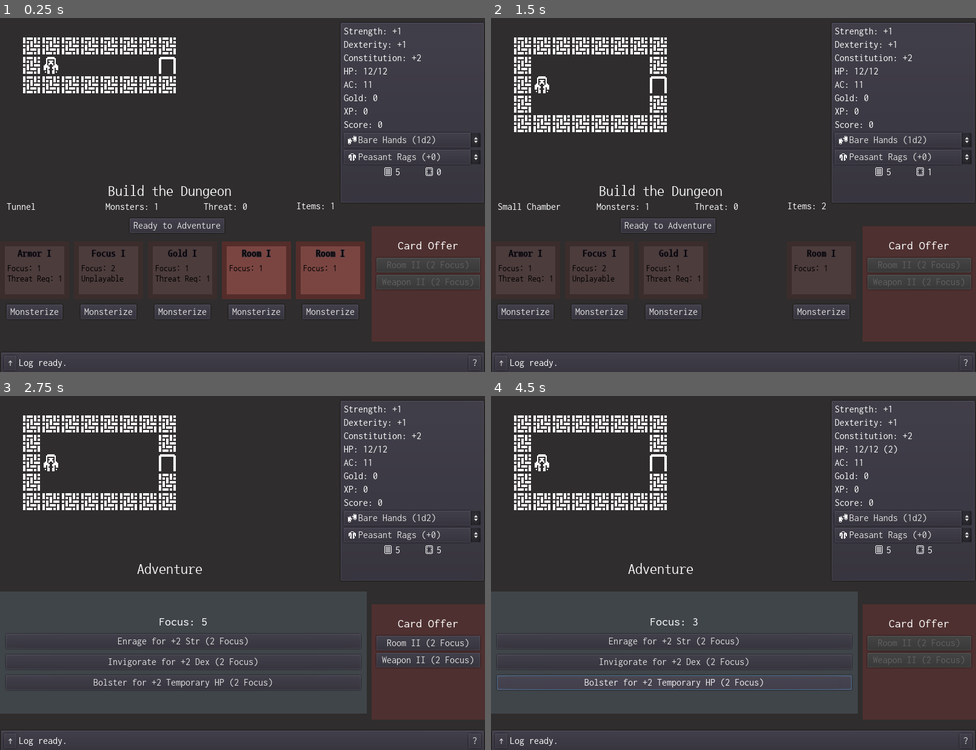
Above: before the commit, frames 1-4 (two rows, left to right).
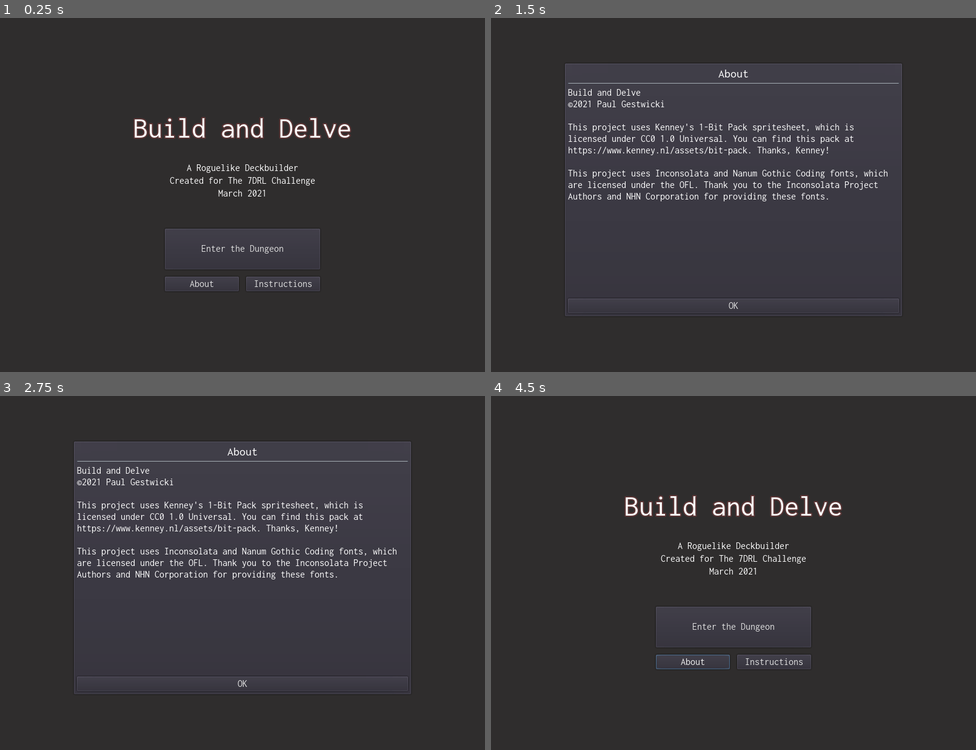
Above: after the commit, the same moments.

Repository: doctor-g/7DRL-2021
Game: Godot game, scene res://src/MainMenu.tscn
The game is run twice, just before and just after one commit, with the same random seed, the same clock (stepped at 60 frames per second) and the same inputs. Before the commit the project starts from res://src/Game.tscn.
Inputs (mouse positions are in pixels of both pictures, inside the frame that each line leads up to):
- Up to frame 1 (0.25 s): no input
- Up to frame 2 (1.5 s): click (694, 283) at 0.5 s, where only the run after the commit has a clickable "About"; click (772, 283) at 1.25 s, where only the run after the commit has a clickable "Instructions"
- Up to frame 3 (2.75 s): click (174, 604) at 2 s, where only the run before the commit has a clickable "Ready to Adventure"
- Up to frame 4 (4.5 s): click (733, 626) at 2.75 s, where only the run after the commit has a clickable "Enter the Dungeon"; click (733, 626) at 3.5 s, where only the run after the commit has a clickable "Enter the Dungeon"; click (733, 682) at 4.25 s, where only the run after the commit has a clickable "OK"

The runs differ from the first frame. In frame 1, 30% of the frame differs, in the area x 0-100%, y 1-100%; in frame 2, 33%; in frame 3, 38%; in frame 4, 37%.

Commit message:
Add main menu
It is now the default starting point for the game.

Diff:
--- a/project/project.godot
+++ b/project/project.godot
@@ -74,8 +74,8 @@
 
 [application]
 
-config/name="RoguelikeDeckbuilder"
-run/main_scene="res://src/Game.tscn"
+config/name="Build and Delve"
+run/main_scene="res://src/MainMenu.tscn"
 config/icon="res://icon.png"
 
 [autoload]
--- /dev/null
+++ b/project/src/MainMenu.gd
@@ -0,0 +1,15 @@
+extends Control
+
+const _Game := preload("res://src/Game.tscn")
+
+
+func _on_PlayButton_pressed():
+	get_tree().change_scene_to(_Game)
+
+
+func _on_InstructionsButton_pressed():
+	$InstructionsPopup.show_modal(true)
+
+
+func _on_AboutButton_pressed():
+	$AboutPopup.show_modal(true)
--- /dev/null
+++ b/project/src/MainMenu.tscn
@@ -0,0 +1,124 @@
+[gd_scene load_steps=7 format=2]
+
+[ext_resource path="res://assets/fonts/Inconsolata/Inconsolata-VariableFont_wdth,wght.ttf" type="DynamicFontData" id=1]
+[ext_resource path="res://assets/game.theme" type="Theme" id=2]
+[ext_resource path="res://src/MainMenu.gd" type="Script" id=3]
+[ext_resource path="res://src/UI/InstructionsPopup.tscn" type="PackedScene" id=4]
+[ext_resource path="res://src/UI/AboutPopup.tscn" type="PackedScene" id=5]
+
+[sub_resource type="DynamicFont" id=1]
+size = 48
+outline_size = 2
+outline_color = Color( 0.352941, 0.207843, 0.207843, 1 )
+font_data = ExtResource( 1 )
+
+[node name="MainMenu" type="Control"]
+anchor_right = 1.0
+anchor_bottom = 1.0
+theme = ExtResource( 2 )
+script = ExtResource( 3 )
+__meta__ = {
+"_edit_use_anchors_": false
+}
+
+[node name="Background" type="ColorRect" parent="."]
+anchor_right = 1.0
+anchor_bottom = 1.0
+color = Color( 0.184314, 0.176471, 0.176471, 1 )
+__meta__ = {
+"_edit_lock_": true,
+"_edit_use_anchors_": false
+}
+
+[node name="Logo" type="Label" parent="."]
+anchor_left = 0.5
+anchor_right = 0.5
+margin_left = -180.0
+margin_top = 172.194
+margin_right = 180.0
+margin_bottom = 224.194
+custom_fonts/font = SubResource( 1 )
+text = "Build and Delve"
+align = 1
+__meta__ = {
+"_edit_use_anchors_": false
+}
+
+[node name="Summary" type="Label" parent="."]
+anchor_left = 0.5
+anchor_top = 0.5
+anchor_right = 0.5
+anchor_bottom = 0.5
+margin_left = -120.0
+margin_top = -44.8619
+margin_right = 120.0
+margin_bottom = 15.1381
+text = "A Roguelike Deckbuilder
+Created for The 7DRL Challenge
+March 2021"
+align = 1
+__meta__ = {
+"_edit_use_anchors_": false
+}
+
+[node name="VBoxContainer" type="VBoxContainer" parent="."]
+anchor_left = 0.5
+anchor_top = 1.0
+anchor_right = 0.5
+anchor_bottom = 1.0
+margin_left = -128.0
+margin_top = -236.484
+margin_right = 128.0
+margin_bottom = -133.484
+custom_constants/separation = 12
+__meta__ = {
+"_edit_use_anchors_": false
+}
+
+[node name="PlayButton" type="Button" parent="VBoxContainer"]
+margin_right = 256.0
+margin_bottom = 67.0
+size_flags_horizontal = 3
+size_flags_vertical = 3
+text = "Enter the Dungeon"
+__meta__ = {
+"_edit_use_anchors_": false
+}
+
+[node name="HBoxContainer" type="HBoxContainer" parent="VBoxContainer"]
+margin_top = 79.0
+margin_right = 256.0
+margin_bottom = 103.0
+custom_constants/separation = 12
+
+[node name="AboutButton" type="Button" parent="VBoxContainer/HBoxContainer"]
+margin_right = 122.0
+margin_bottom = 24.0
+size_flags_horizontal = 3
+size_flags_vertical = 3
+text = "About"
+
+[node name="InstructionsButton" type="Button" parent="VBoxContainer/HBoxContainer"]
+margin_left = 134.0
+margin_right = 256.0
+margin_bottom = 24.0
+size_flags_horizontal = 3
+size_flags_vertical = 3
+text = "Instructions"
+
+[node name="InstructionsPopup" parent="." instance=ExtResource( 4 )]
+visible = false
+anchor_left = 0.15
+anchor_top = 0.15
+anchor_right = 0.85
+anchor_bottom = 0.85
+
+[node name="AboutPopup" parent="." instance=ExtResource( 5 )]
+visible = false
+anchor_left = 0.15
+anchor_top = 0.15
+anchor_right = 0.85
+anchor_bottom = 0.85
+[connection signal="pressed" from="VBoxContainer/PlayButton" to="." method="_on_PlayButton_pressed"]
+[connection signal="pressed" from="VBoxContainer/HBoxContainer/AboutButton" to="." method="_on_AboutButton_pressed"]
+[connection signal="pressed" from="VBoxContainer/HBoxContainer/InstructionsButton" to="." method="_on_InstructionsButton_pressed"]
--- /dev/null
+++ b/project/src/UI/AboutPopup.gd
@@ -0,0 +1,4 @@
+extends Popup
+
+func _on_Button_pressed():
+	visible = false
--- /dev/null
+++ b/project/src/UI/AboutPopup.tscn
@@ -0,0 +1,50 @@
+[gd_scene load_steps=3 format=2]
+
+[ext_resource path="res://assets/styles/subheading_font.tres" type="DynamicFont" id=1]
+[ext_resource path="res://src/UI/AboutPopup.gd" type="Script" id=2]
+
+[node name="AboutPopup" type="Popup"]
+anchor_right = 1.0
+anchor_bottom = 1.0
+script = ExtResource( 2 )
+
+[node name="PanelContainer" type="PanelContainer" parent="."]
+anchor_right = 1.0
+anchor_bottom = 1.0
+
+[node name="VBoxContainer" type="VBoxContainer" parent="PanelContainer"]
+margin_left = 7.0
+margin_top = 7.0
+margin_right = 793.0
+margin_bottom = 593.0
+
+[node name="Label" type="Label" parent="PanelContainer/VBoxContainer"]
+margin_right = 786.0
+margin_bottom = 22.0
+custom_fonts/font = ExtResource( 1 )
+text = "About"
+align = 1
+
+[node name="HSeparator" type="HSeparator" parent="PanelContainer/VBoxContainer"]
+margin_top = 26.0
+margin_right = 786.0
+margin_bottom = 30.0
+
+[node name="RichTextLabel" type="RichTextLabel" parent="PanelContainer/VBoxContainer"]
+margin_top = 34.0
+margin_right = 786.0
+margin_bottom = 562.0
+size_flags_vertical = 3
+text = "Build and Delve
+©2021 Paul Gestwicki
+
+This project uses Kenney's 1-Bit Pack spritesheet, which is licensed under CC0 1.0 Universal. You can find this pack at https://www.kenney.nl/assets/bit-pack. Thanks, Kenney!
+
+This project uses Inconsolata and Nanum Gothic Coding fonts, which are licensed under the OFL. Thank you to the Inconsolata Project Authors and NHN Corporation for providing these fonts."
+
+[node name="Button" type="Button" parent="PanelContainer/VBoxContainer"]
+margin_top = 566.0
+margin_right = 786.0
+margin_bottom = 586.0
+text = "OK"
+[connection signal="pressed" from="PanelContainer/VBoxContainer/Button" to="." method="_on_Button_pressed"]
